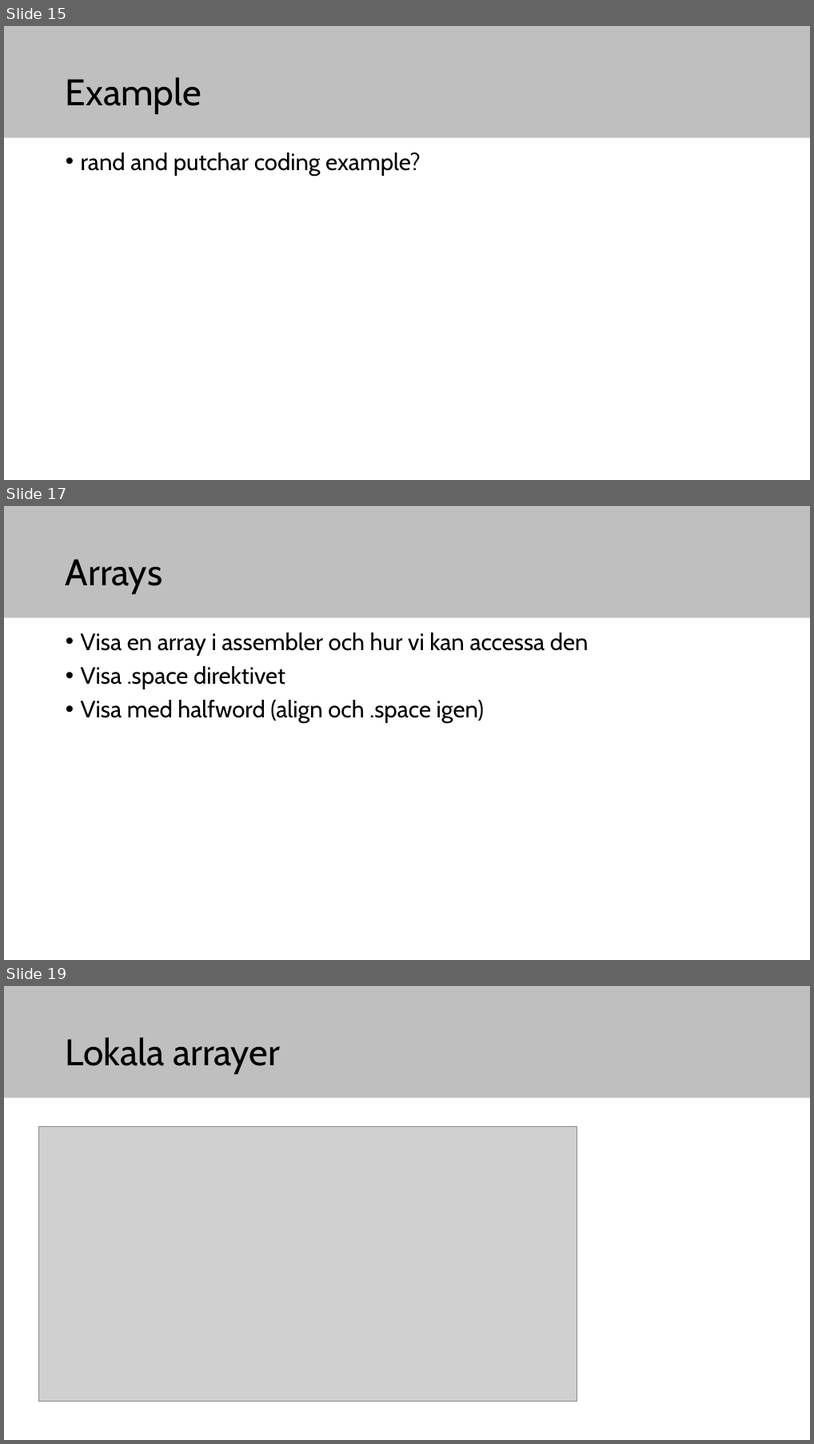
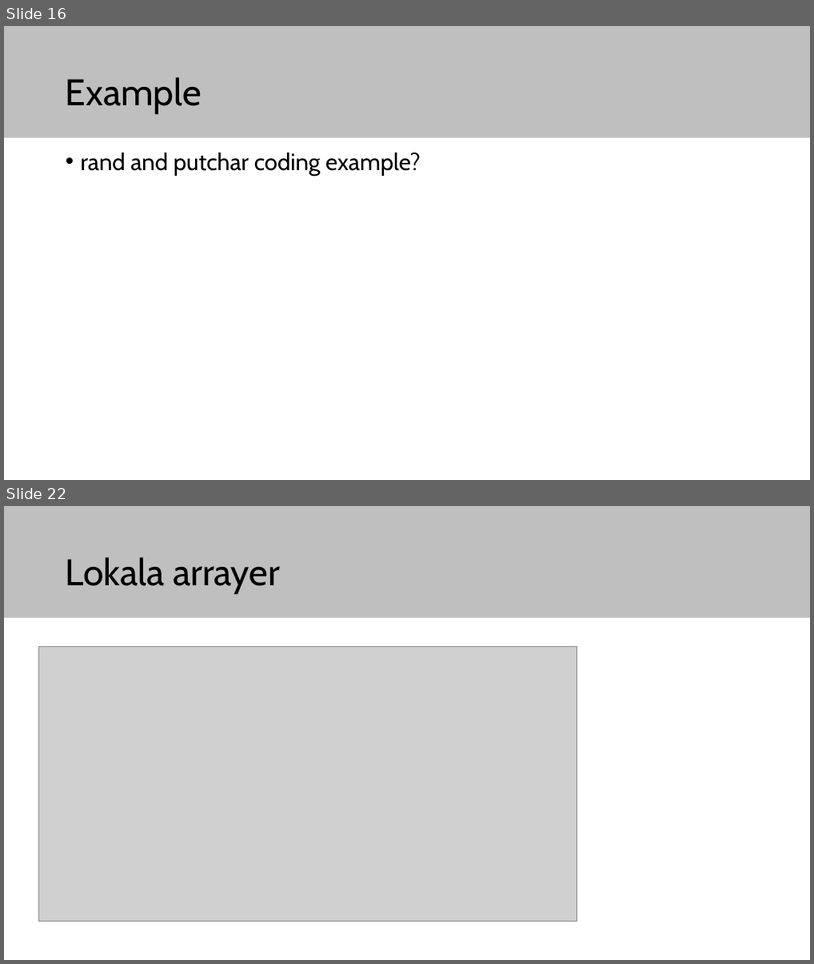
Before and after one commit to elias-at-chalmers/mop-lecture_notes-mirror, a slide deck: slides/lecture03-assembly2.pptx. Shown one above the other, each under a label of ours: slides 15, 17 and 19 before the commit, slides 16 and 22 after it; the slides between them are not shown. The pictures are 814x1444 and 814x964 pixels, drawn with LibreOffice and Linux fonts; fonts in the diff are those of the drawing; grey boxes stand for pictures. Boxes give left, top, right and bottom in pixels: in the first picture for what was removed or moved away, otherwise in the second. Text is boxed around its words. In the diff, an @@ line names an element or a change of style, - is before the commit and + after.

```diff
--- a/slides/lecture03-assembly2.pptx
+++ b/slides/lecture03-assembly2.pptx
@@ slide 17 removed at (4,506,810,960), background #FFFFFF; not listed: 1 template element that a slide beside it also shows @@
@@ title removed at (66,559,162,594) @@
-Arrays
@@ text removed at (81,632,589,723) @@
-• Visa en array i assembler och hur vi kan accessa den
-• Visa .space direktivet
-• Visa med halfword (align och .space igen)
@@ what was slide 15 is now slide 16 @@
@@ what was slide 19 is now slide 22 @@
```
Also in this commit, not shown: 4 slides changed, 7 slides added, 3 other slides removed.
